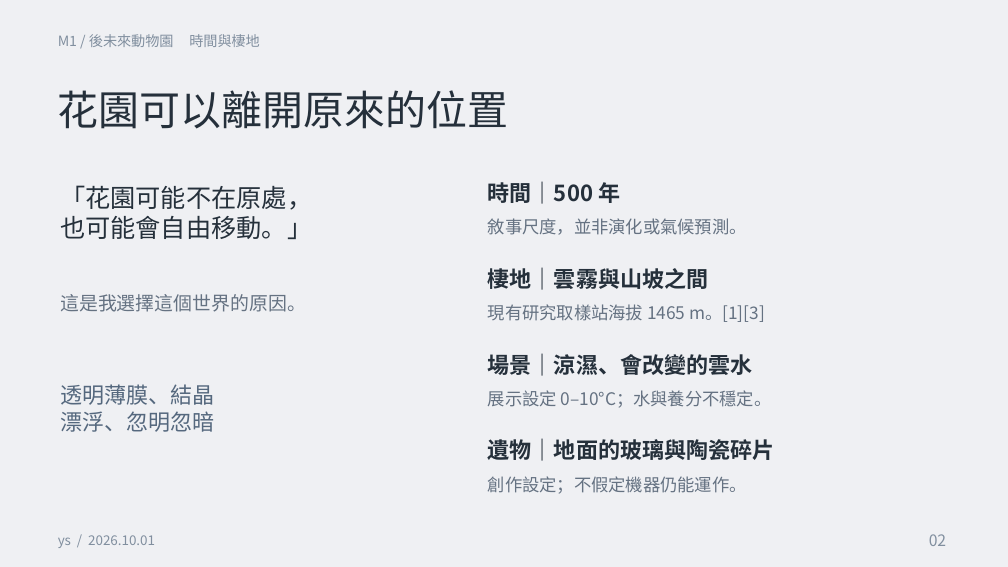
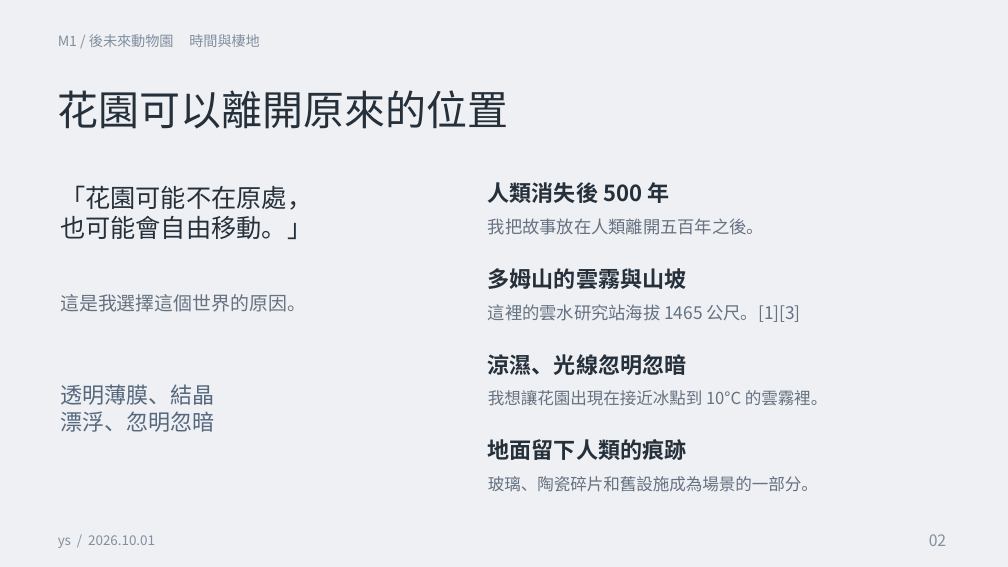
Before and after one commit to ys3213/ys-m0-outfit, a slide deck: slide 2 of m1-world/m1-簡報.pptx. Drawn at 1008x567 pixels with LibreOffice and Linux fonts; fonts in the diff are those of the drawing. Boxes give left, top, right and bottom in pixels: in the first picture for what was removed or moved away, otherwise in the second. Text is boxed around its words. In the diff, an @@ line names an element or a change of style, - is before the commit and + after.

```diff
--- a/m1-world/m1-簡報.pptx
+++ b/m1-world/m1-簡報.pptx
@@ text at (x1=488, y1=182, x2=669, y2=203): text changed @@
-時間｜500 年
+人類消失後 500 年
@@ text at (x1=488, y1=218, x2=764, y2=235): text changed @@
-敘事尺度，並非演化或氣候預測。
+我把故事放在人類離開五百年之後。
@@ text at (x1=488, y1=268, x2=686, y2=289): text changed @@
-棲地｜雲霧與山坡之間
+多姆山的雲霧與山坡
@@ text at (x1=488, y1=304, x2=800, y2=322): text changed @@
-現有研究取樣站海拔 1465 m。[1][3]
+這裡的雲水研究站海拔 1465 公尺。[1][3]
@@ text at (x1=488, y1=354, x2=686, y2=375): text changed @@
-場景｜涼濕、會改變的雲水
+涼濕、光線忽明忽暗
@@ text at (x1=488, y1=390, x2=828, y2=406): text changed; size 16.5 to 15.8 pt @@
-展示設定 0–10°C；水與養分不穩定。
+我想讓花園出現在接近冰點到 10°C 的雲霧裡。
@@ text at (x1=488, y1=439, x2=686, y2=460): text changed @@
-遺物｜地面的玻璃與陶瓷碎片
+地面留下人類的痕跡
@@ text at (x1=488, y1=476, x2=818, y2=492): text changed; size 16.5 to 15.8 pt @@
-創作設定；不假定機器仍能運作。
+玻璃、陶瓷碎片和舊設施成為場景的一部分。
```
Also in this commit, not shown: 5 other slides changed, 3 other files.
